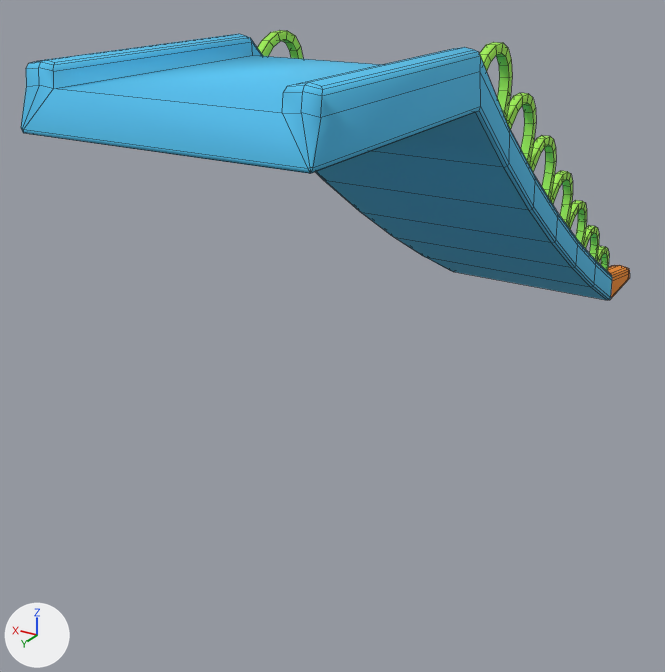
Renders of the FBX model Assets/3D/Environment/Toboggan.FBX from each side of a commit.
Before and after are seen from a 50 mm camera at (-3.72, 12.06, 4.17) aimed at (0.53, 4.99, 0.63). The axes (+X, +Y, +Z) are drawn at lower left. The lights are the same throughout. Mesh edges are drawn as thin lines.

In view in the first picture: 'Toboggan'.
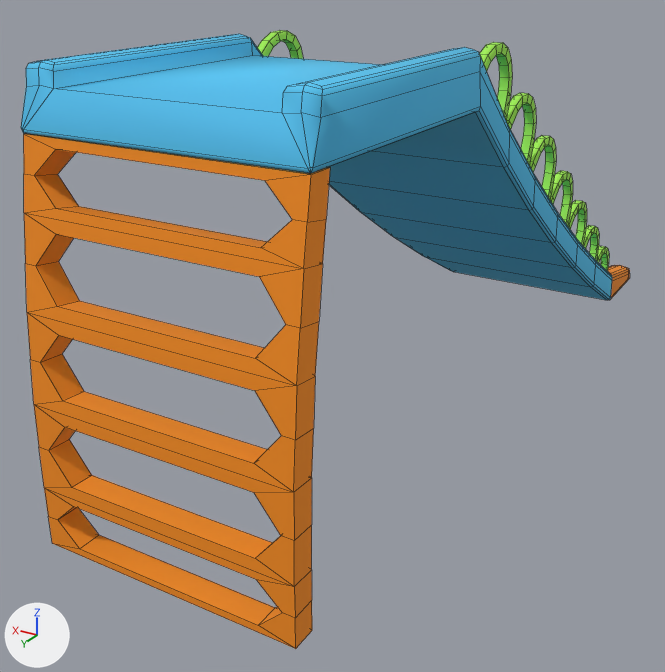
Boxes (x1, y1, x2, y2) around the edits, measured in the pictures (665 x 672 px):
```json
{"object": "Toboggan", "change": "reshaped", "before": [21, 30, 630, 300], "after": [21, 30, 630, 649], "on screen": "129% taller"}
{"part": 1, "of": "me_mesh", "change": "added", "after": [23, 133, 330, 649], "on screen": "orange"}
```

Scene script edits in JSON lines:
```json
{"block": "me_mesh", "where": "# used by ob_toboggan; location = (0.0, 0.0, 0.0)"}
{"op": "remove", "block": "me_mesh", "code": "me_mesh.from_pydata(...)  # 880 vertices, 829 faces; spans x -1.13..1.08, y 0.0..7.97, z 0.0..3.48"}
{"op": "add", "block": "me_mesh", "code": "me_mesh.from_pydata(...)  # 984 vertices, 939 faces; spans x -1.13..1.08, y 0.0..8.2, z 0.0..3.48"}
{"block": "me_mesh", "change": "me_mesh part 1: a new loose piece of 104 vertices spanning x -1.12..1.06, y 7.77..8.2, z 0.0..3.03, in mat_21___default (orange #f88e16)"}
```
